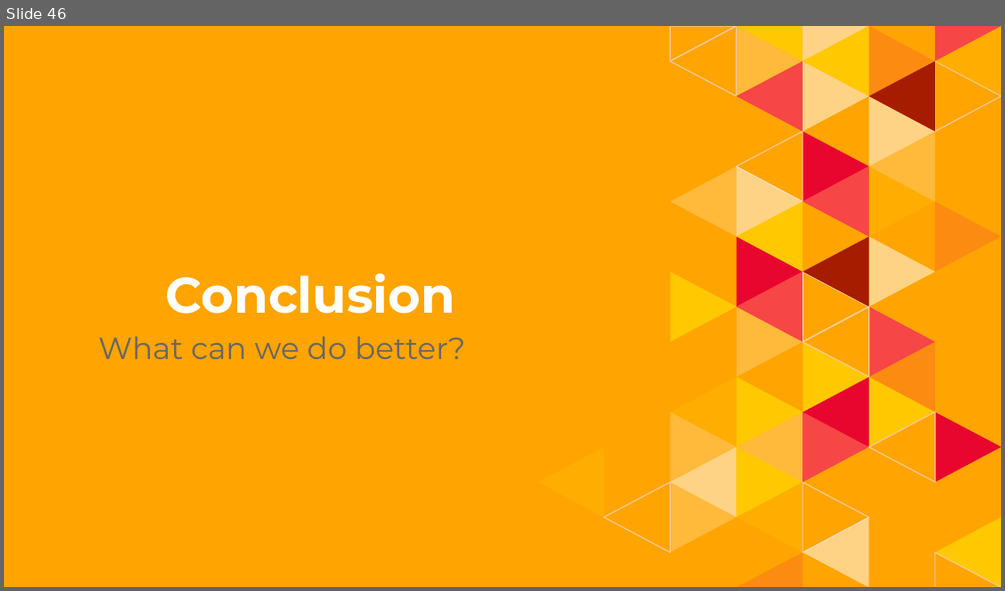
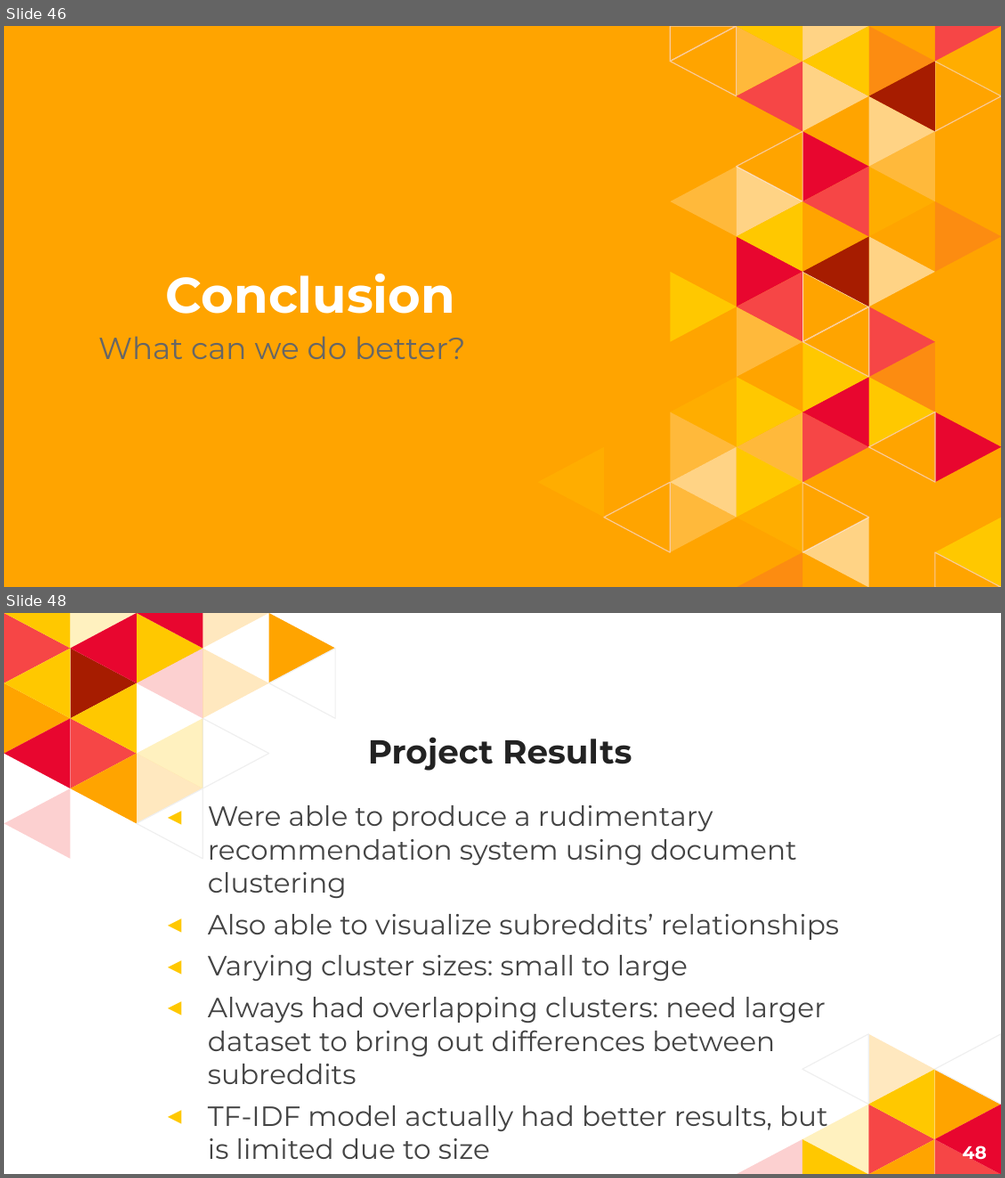
Before and after one commit to jonwiseman/DS300, a slide deck: Docs/Wiseman Final Project Presentation.pptx. Shown one above the other, each under a label of ours: slide 46 before the commit, slides 46 and 48 after it; the slides between them are not shown. The pictures are 1005x591 and 1005x1178 pixels, drawn with LibreOffice and Linux fonts; fonts in the diff are those of the drawing. Boxes give left, top, right and bottom in pixels: in the first picture for what was removed or moved away, otherwise in the second. Text is boxed around its words. In the diff, an @@ line names an element or a change of style, - is before the commit and + after.

```diff
--- a/Docs/Wiseman Final Project Presentation.pptx
+++ b/Docs/Wiseman Final Project Presentation.pptx
@@ slide 48 added at <box>4,613,1001,1174</box>, background #FFFFFF @@
@@ group added at <box>4,613,335,859</box>: 23 freeform shapes @@
@@ title added at <box>368,737,631,771</box>, 24 pt, text #222222, bold @@
+Project Results
@@ text added at <box>208,805,839,1159</box>, 20 pt, text #434343 @@
+◂ Were able to produce a rudimentary recommendation system using document clustering
+◂ Also able to visualize subreddits’ relationships
+◂ Varying cluster sizes: small to large
+◂ Always had overlapping clusters: need larger dataset to bring out differences between subreddits
+◂ TF-IDF model actually had better results, but is limited due to size
@@ group added at <box>736,1034,1001,1174</box>: 12 freeform shapes @@
@@ page number added at <box>963,1142,987,1165</box>, 13 pt, text #FFFFFF, bold @@
+48
```
Also in this commit, not shown: 1 slide changed, 7 other slides added.
